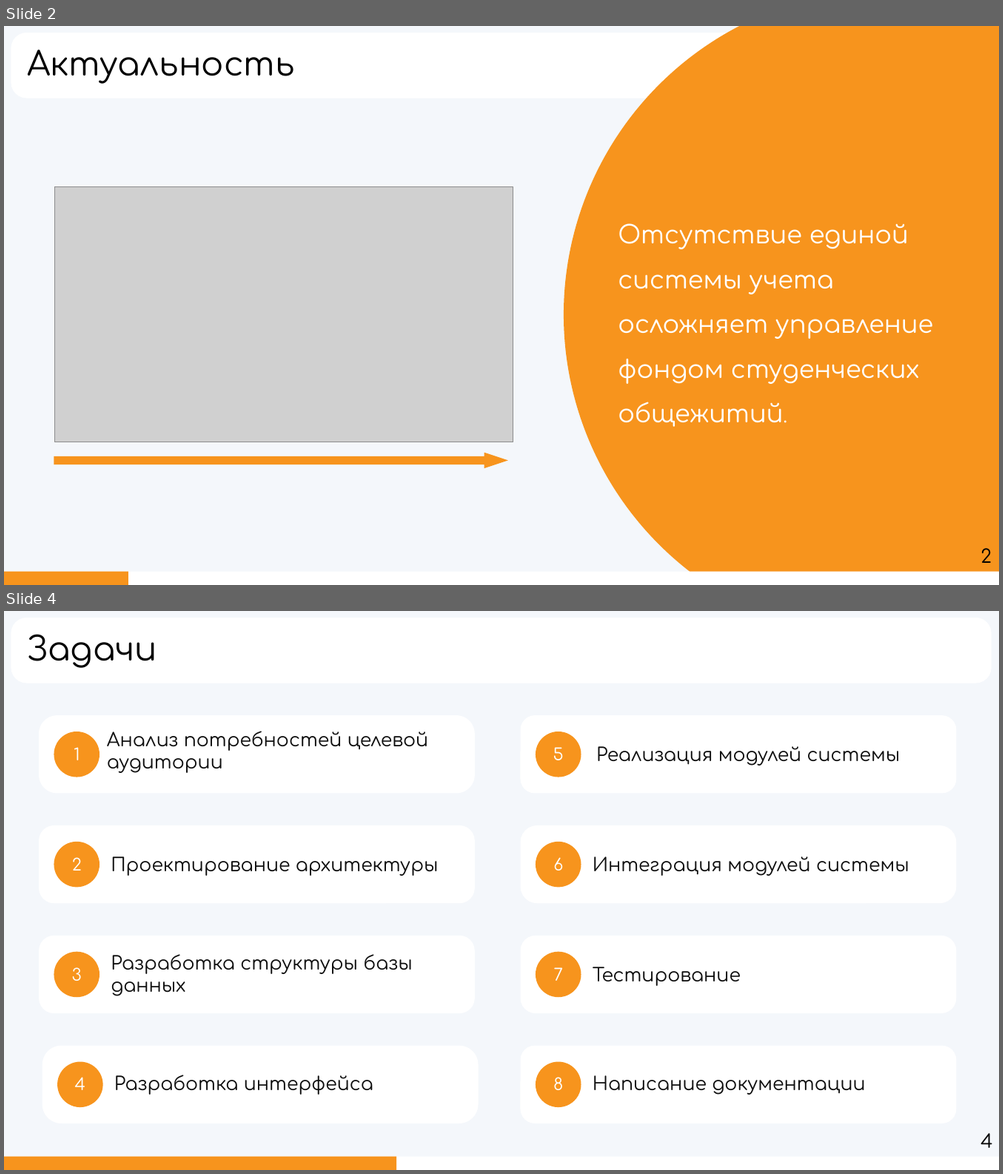
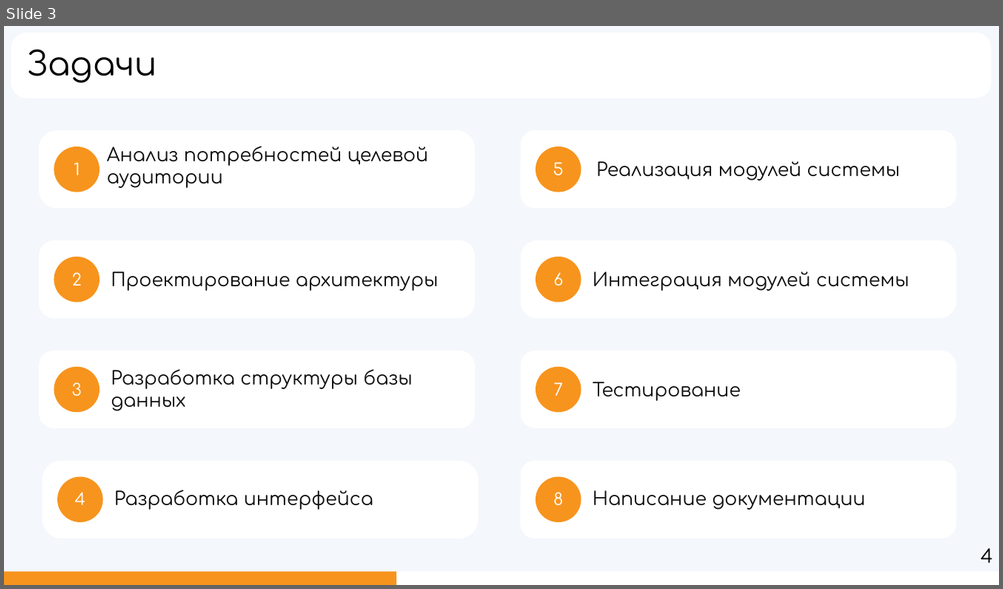
Before and after one commit to hhallva/cmdnt-website, a slide deck: ДП/Презентация/Презентация.pptx. Shown one above the other, each under a label of ours: slides 2 and 4 before the commit, slide 3 after it; the slides between them are not shown. The pictures are 1003x1174 and 1003x589 pixels, drawn with LibreOffice and Linux fonts; fonts in the diff are those of the drawing; grey boxes stand for pictures. Boxes give left, top, right and bottom in pixels: in the first picture for what was removed or moved away, otherwise in the second. Text is boxed around its words. In the diff, an @@ line names an element or a change of style, - is before the commit and + after.

```diff
--- a/ДП/Презентация/Презентация.pptx
+++ b/ДП/Презентация/Презентация.pptx
@@ slide 2 removed at (x1=4, y1=26, x2=999, y2=585), background #F4F7FB @@
@@ rounded rectangle removed at (x1=11, y1=33, x2=990, y2=98) @@
@@ ellipse removed at (x1=563, y1=26, x2=999, y2=585) @@
@@ title removed at (x1=27, y1=50, x2=295, y2=84) @@
-Актуальность
@@ picture removed at (x1=55, y1=187, x2=513, y2=443) @@
@@ text removed at (x1=617, y1=224, x2=933, y2=427) @@
-Отсутствие единой системы учета осложняет управление фондом студенческих общежитий.
@@ right arrow removed at (x1=55, y1=454, x2=506, y2=468) @@
@@ text removed at (x1=980, y1=548, x2=991, y2=563) @@
-2
@@ rectangle removed at (x1=4, y1=572, x2=999, y2=585) @@
@@ rectangle removed at (x1=4, y1=572, x2=128, y2=585) @@
@@ what was slide 4 is now slide 3 @@
```
Also in this commit, not shown: 3 slides changed, 1 other file.
